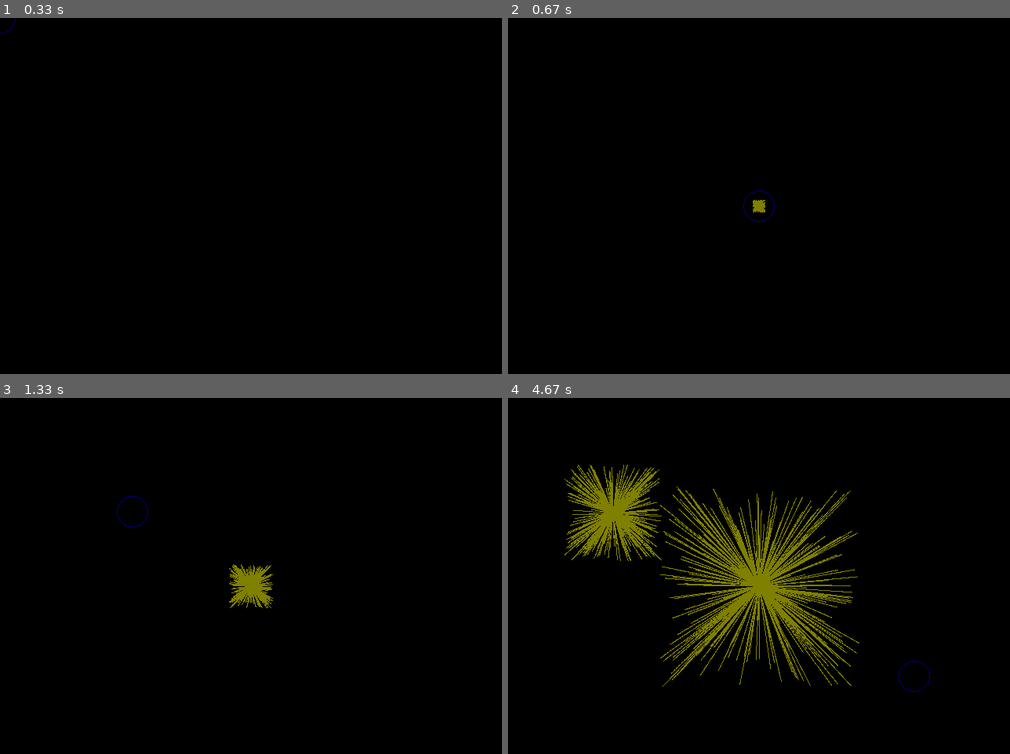
Above: before the commit, frames 1-4 (two rows, left to right).
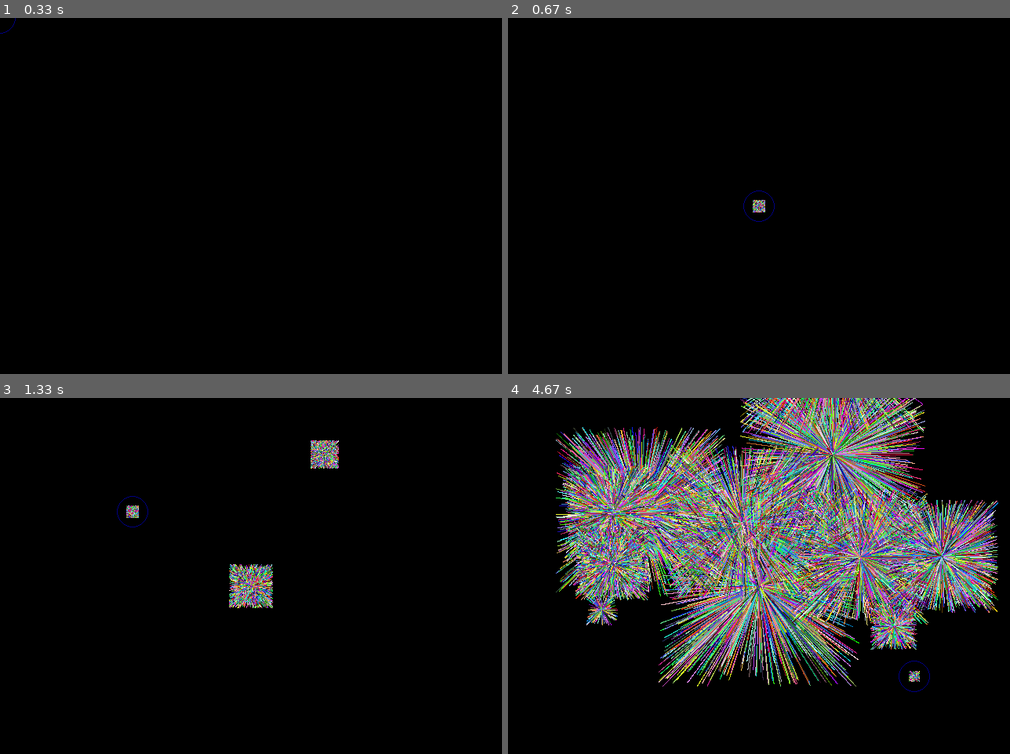
Above: after the commit, the same moments.

Repository: misspellted/enlightened
Game: pygame game, started from launcher.py
The game is run twice, just before and just after one commit, with the same random seed, the same clock (stepped at 60 frames per second) and the same inputs.
Inputs (mouse positions are in pixels of both pictures, inside the frame that each line leads up to):
- Up to frame 1 (0.33 s): no input
- Up to frame 2 (0.67 s): click (759, 206) at 0.38 s
- Up to frame 3 (1.33 s): click (326, 454) at 0.72 s; click (130, 511) at 1.05 s
- Up to frame 4 (4.67 s): click (743, 522) at 1.38 s; click (859, 558) at 1.75 s; click (939, 554) at 2.25 s; click (613, 511) at 2.58 s; click (613, 561) at 3.08 s; click (894, 625) at 3.65 s; click (603, 608) at 3.98 s; click (914, 675) at 4.42 s

Frame 1 is identical in both runs. In frame 2, less than 0.1% of the frame differs, in the area x 48-52%, y 51-55%; in frame 3, 1.5%; in frame 4, 44%, in the area x 9-98%, y 0-82%.

Commit message:
Adds ability to invoke demos from command line easily.
Mainly adding the __main__ bits.

Diff:
--- a/demos/__init__.py
+++ b/demos/__init__.py
@@ -8,6 +8,12 @@
 from geometry.vertices import Vertex2
 import pygame
 from time import time
+
+
+DEMO_WINDOW_LENGTH = 640
+DEMO_WINDOW_HEIGHT = 480
+# DEMO_WINDOW_LENGTH = 1280
+# DEMO_WINDOW_HEIGHT = 720
 
 
 # Selected portions borrowed from
--- a/demos/bouncer.py
+++ b/demos/bouncer.py
@@ -1,7 +1,7 @@
 
 from attributes.rendered import Rendered
 from attributes.updated import Updated
-from demos import PyGameApp, PyGameCursor
+from demos import PyGameApp, PyGameCursor, DEMO_WINDOW_LENGTH, DEMO_WINDOW_HEIGHT
 from demos.emitter import EmittingCursor
 from entities.rays import Ray
 from geometry.vertices import Vertex2
@@ -10,20 +10,13 @@
 from scenes.pygame import PyGameScene
 
 
-RAY_MAXIMUM_LIFE = 2000
 RAY_MAXIMUM_BOUNCES = 2
 
 
-# MAXIMUM_RAYS = 16
-# RAYS_PER_EMIT = MAXIMUM_RAYS >> 2
-# EMIT_COOLDOWN = RAYS_PER_EMIT << 8
 # TODO: Have fun with these! Definitely a particle system in this code, lol!
-MAXIMUM_RAYS = 1024
-RAYS_PER_EMIT = MAXIMUM_RAYS >> 2
-EMIT_COOLDOWN = RAYS_PER_EMIT >> 1
-# MAXIMUM_RAYS = 2
-# RAYS_PER_EMIT = MAXIMUM_RAYS >> 1
-# EMIT_COOLDOWN = RAYS_PER_EMIT << 8
+MAXIMUM_RAYS = 10240
+RAYS_PER_EMIT = MAXIMUM_RAYS >> 3
+EMIT_COOLDOWN = 1 << 3
 
 
 class Buffer(pygame.Surface):
@@ -183,3 +176,13 @@
 
     if self.cameraSensor and rendering:
       self.cameraSensor.displayRendering(rendering, Vertex2(0, 0))
+
+
+# This demo can be invoked directly, using the following command while in the
+#   directory of the repository:
+#
+#     python -m demos.bouncer
+if __name__ == "__main__":
+  demo = BouncingDemo()
+  demo.run(DEMO_WINDOW_LENGTH, DEMO_WINDOW_HEIGHT, False)
+  del demo
--- a/demos/emitter.py
+++ b/demos/emitter.py
@@ -1,23 +1,17 @@
 
 
 from attributes.updated import Updated
-from demos import PyGameApp, PyGameCursor
+from demos import PyGameApp, PyGameCursor, DEMO_WINDOW_LENGTH, DEMO_WINDOW_HEIGHT
 from entities.rays import Ray
 from geometry.vertices import Vertex2
 import pygame
 from scenes.pygame import PyGameScene
 
 
-# MAXIMUM_RAYS = 16
-# RAYS_PER_EMIT = MAXIMUM_RAYS >> 2
-# EMIT_COOLDOWN = RAYS_PER_EMIT << 8
 # TODO: Have fun with these! Definitely a particle system in this code, lol!
-MAXIMUM_RAYS = 1024
-RAYS_PER_EMIT = MAXIMUM_RAYS >> 2
-EMIT_COOLDOWN = RAYS_PER_EMIT >> 1
-# MAXIMUM_RAYS = 2
-# RAYS_PER_EMIT = MAXIMUM_RAYS >> 1
-# EMIT_COOLDOWN = RAYS_PER_EMIT << 8
+MAXIMUM_RAYS = 10240
+RAYS_PER_EMIT = MAXIMUM_RAYS >> 3
+EMIT_COOLDOWN = 1 << 3
 
 
 class EmittingCursor(PyGameCursor):
@@ -154,3 +148,13 @@
 
     if self.cameraSensor and rendering:
       self.cameraSensor.displayRendering(rendering, Vertex2(0, 0))
+
+
+# This demo can be invoked directly, using the following command while in the
+#   directory of the repository:
+#
+#     python -m demos.emitter
+if __name__ == "__main__":
+  demo = EmittingDemo()
+  demo.run(DEMO_WINDOW_LENGTH, DEMO_WINDOW_HEIGHT, False)
+  del demo
--- a/demos/painter.py
+++ b/demos/painter.py
@@ -1,7 +1,7 @@
 
 
 from attributes.updated import Updated
-from demos import PyGameApp
+from demos import PyGameApp, DEMO_WINDOW_LENGTH, DEMO_WINDOW_HEIGHT
 from geometry.vertices import Vertex2
 import pygame
 from scenes.pygame import PyGameScene
@@ -78,3 +78,13 @@
 
     if self.cameraSensor and rendering:
       self.cameraSensor.displayRendering(rendering, Vertex2(0, 0))
+
+
+# This demo can be invoked directly, using the following command while in the
+#   directory of the repository:
+#
+#     python -m demos.painter
+if __name__ == "__main__":
+  demo = PaintingDemo()
+  demo.run(DEMO_WINDOW_LENGTH, DEMO_WINDOW_HEIGHT, False)
+  del demo
--- a/launcher.py
+++ b/launcher.py
@@ -1,8 +1,8 @@
 
 
 # from demos.painter import PaintingDemo as Demo
-# from demos.emitter import EmittingDemo as Demo
-from demos.bouncer import BouncingDemo as Demo
+from demos.emitter import EmittingDemo as Demo
+# from demos.bouncer import BouncingDemo as Demo
 
 
 WINDOW_LENGTH = 640
Not shown, changed: README.md
